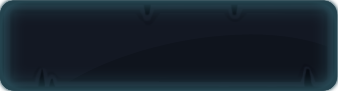
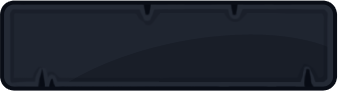
Layer changes from the first 338x91 image to the second:
hid "Large ButtonHovered" over <box>0,0,338,91</box>
